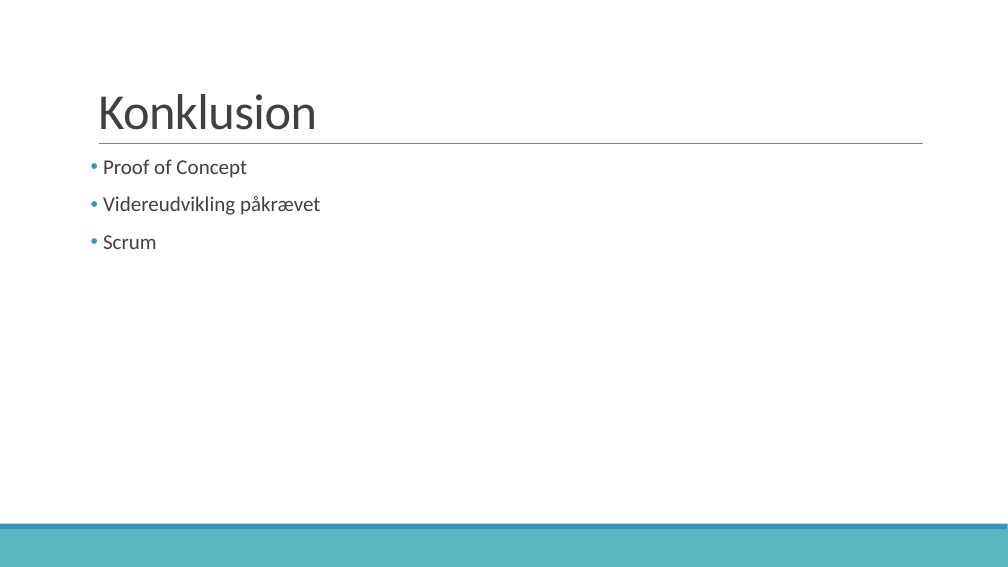
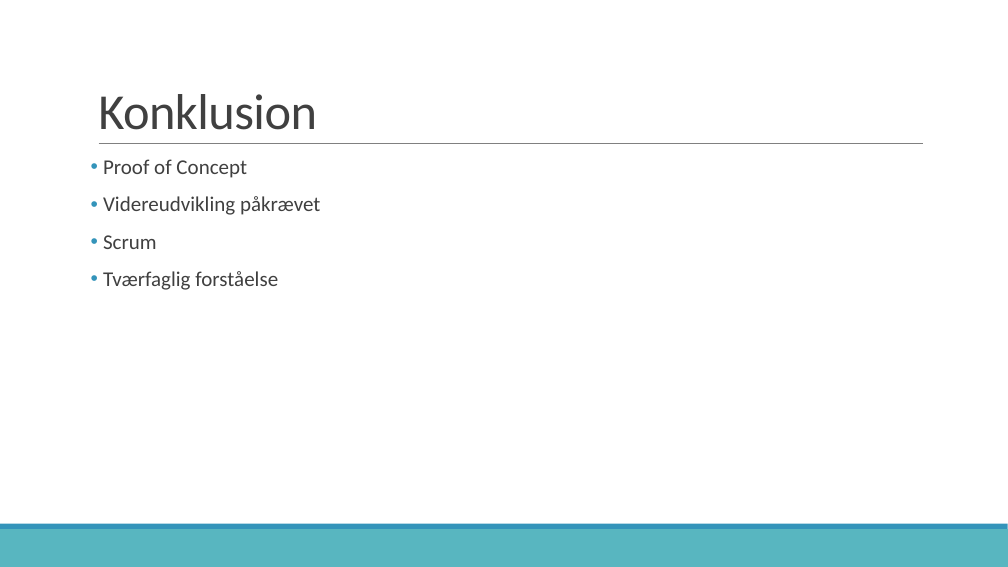
Before and after one commit to zeroregard/Automatic-Sonography, a slide deck: slide 13 of Præsentation_Eksamen.pptx. Drawn at 1008x567 pixels with LibreOffice and Linux fonts; fonts in the diff are those of the drawing. Boxes give left, top, right and bottom in pixels: in the first picture for what was removed or moved away, otherwise in the second. Text is boxed around its words. In the diff, an @@ line names an element or a change of style, - is before the commit and + after.

```diff
--- a/Præsentation_Eksamen.pptx
+++ b/Præsentation_Eksamen.pptx
@@ text at (103,271,278,290): paragraph added @@
+• Tværfaglig forståelse
```
Also in this commit, not shown: 8 other slides changed, 1 slide added, 1 slide removed, 1 other file.
